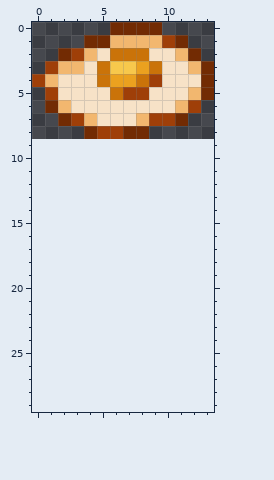
Pixel-art sprite: Items/Usable/Potions/FriedChickenEgg.png. That is the earlier state.
The file is 28x18 pixels, drawn in blocks of 2x2; one block is one cell here. The old version is drawn lined up with the new one, on the new canvas.
And afterwards:
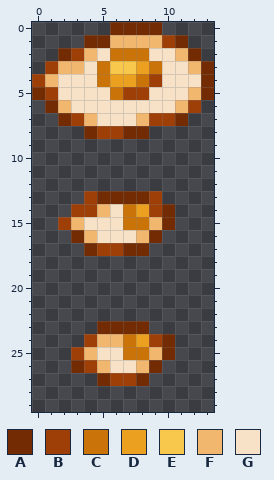
Palette (. is transparent): A #722b03  B #9f3f08  C #ca7309  D #eba11f  E #f7c84c  F #f2b76f  G #f7e2c7
From old to new:
{"change": "canvas 14x9 -> 14x30"}
{"y":5,"x":0,"old":".","new":"A"}
{"y":13,"x":4,"old":"......","new":"BAAAAB"}
{"y":14,"x":3,"old":"........","new":"BBFGCDBA"}
{"y":15,"x":2,"old":".........","new":"BFGGGCCFA"}
{"y":16,"x":3,"old":".......","new":"AFGGGFA"}
{"y":17,"x":4,"old":".....","new":"ABBAA"}
{"y":23,"x":5,"old":"....","new":"AAAA"}
{"y":24,"x":4,"old":".......","new":"BFFCDBA"}
{"y":25,"x":3,"old":"........","new":"BFGGCCFA"}
{"y":26,"x":3,"old":".......","new":"ABFGGFA"}
{"y":27,"x":5,"old":"....","new":"ABBA"}
